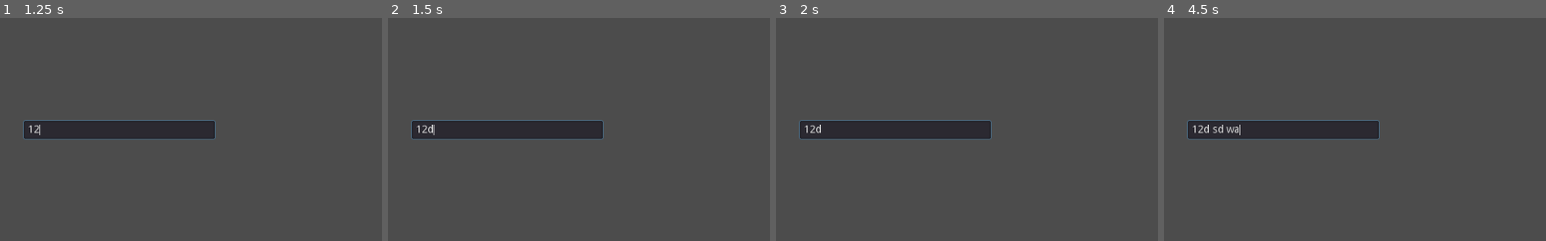
Above: before the commit, frames 1-4 (left to right).
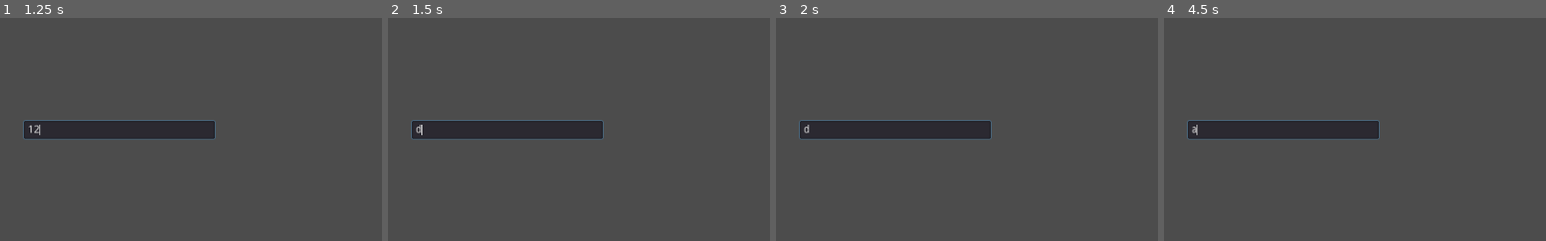
Above: after the commit, the same moments.

Repository: juliohq/node-sync-example
Game: Godot game, scene res://levels/Level.tscn
The game is run twice, just before and just after one commit, with the same random seed, the same clock (stepped at 60 frames per second) and the same inputs. This scene is started directly instead of the project's main scene. The engine's default icon, where the game draws it, is replaced by a stand-in: a white triangle on a blue panel in a dark square.
Inputs (mouse positions are % of the whole screen's width and height, from its top left):
- Up to frame 1 (1.25 s): click (16, 35) at 0.52 s; type "12" at 0.6 s
- Up to frame 2 (1.5 s): tap Enter at 1.25 s; hold D (RIGHT) from 1.28 s (still down)
- Up to frame 3 (2 s): keep holding D (RIGHT)
- Up to frame 4 (4.5 s): tap Space at 2, 3.5 s; release D (RIGHT) at 2.03 s; hold S (DOWN) 2.03-2.78 s; tap Enter at 2.75, 4.25 s; hold D (RIGHT) 2.78-3.53 s; hold W (UP) 3.53-4.28 s; hold A (LEFT) from 4.28 s (still down)
The pictures show only the part of the screen within x 0-50%, y 10-60%; the shares and areas given below are measured in that part.

Frame 1 is identical in both runs. In frame 2, 0.1% of the frame differs, in the area x 7-13%, y 47-53%; in frame 3, 0.1%; in frame 4, 0.3%, in the area x 7-20%, y 47-53%.

Commit message:
Send message to all peers

Diff:
--- a/ui/Chat.gd
+++ b/ui/Chat.gd
@@ -1,5 +1,18 @@
 extends VBoxContainer
 
 
+const MESSAGE = preload("res://ui/Message.tscn")
+
+onready var List = $Scroll/List
+onready var MessageLine = $MessageLine
+
+
+remotesync func add_message(author, message):
+	var msg = MESSAGE.instance()
+	msg.text = "%s: %s" % [author, message]
+	List.add_child(msg)
+
+
 func _on_text_entered(new_text):
-	pass
+	MessageLine.text = ""
+	rpc("add_message", Network.player_name, new_text)
